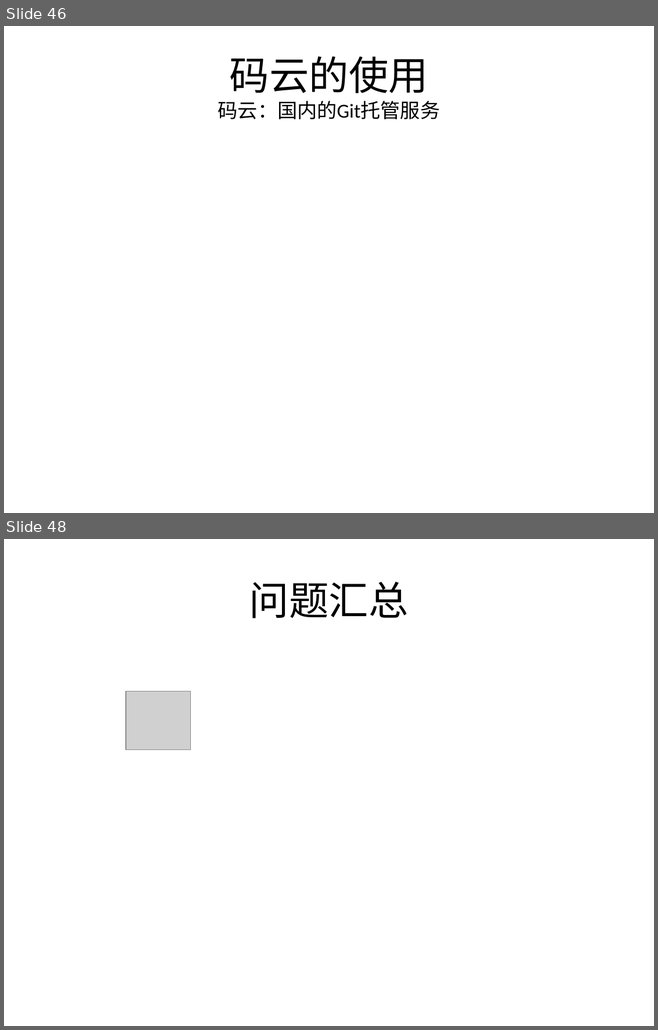
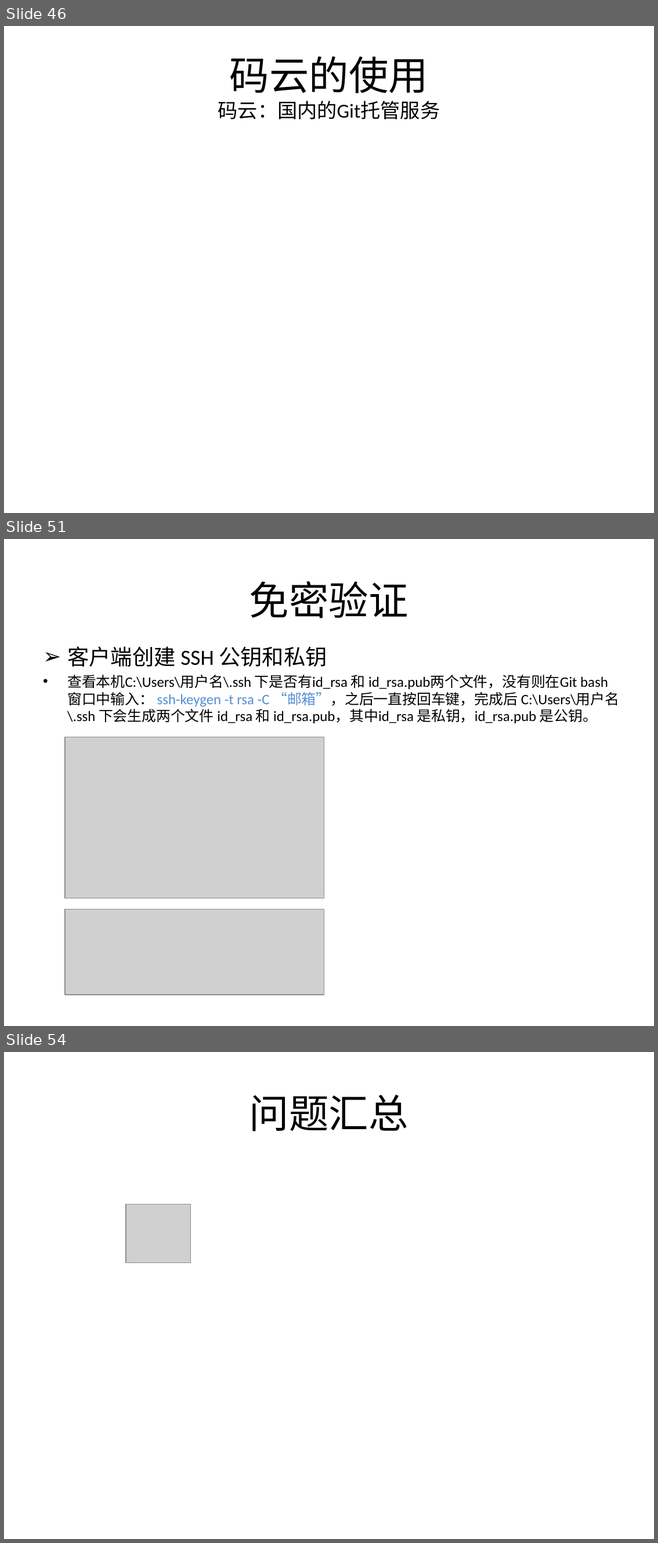
Before and after one commit to chenwen715/learn_repo, a slide deck: ppt/git.pptx. Shown one above the other, each under a label of ours: slides 46 and 48 before the commit, slides 46, 51 and 54 after it; the slides between them are not shown. The pictures are 658x1030 and 658x1543 pixels, drawn with LibreOffice and Linux fonts; fonts in the diff are those of the drawing; grey boxes stand for pictures. Boxes give left, top, right and bottom in pixels: in the first picture for what was removed or moved away, otherwise in the second. Text is boxed around its words. In the diff, an @@ line names an element or a change of style, - is before the commit and + after.

```diff
--- a/ppt/git.pptx
+++ b/ppt/git.pptx
@@ slide 51 added at bbox=[4, 539, 654, 1026], background #FFFFFF @@
@@ title added at bbox=[249, 581, 408, 618], 44 pt, text #000000 @@
+免密验证
@@ text added at bbox=[67, 646, 619, 723], 16 pt, text #000000 @@
+➢ 客户端创建 SSH 公钥和私钥
+• 查看本机C:\Users\用户名\.ssh 下是否有id_rsa 和 id_rsa.pub两个文件，没有则在Git bash窗口中输入： ssh-keygen -t rsa -C “邮箱”，之后一直按回车键，完成后 C:\Users\用户名\.ssh 下会生成两个文件 id_rsa 和 id_rsa.pub，其中id_rsa 是私钥，id_rsa.pub 是公钥。
@@ picture added at bbox=[65, 737, 324, 899] @@
@@ picture added at bbox=[65, 909, 324, 995] @@
@@ what was slide 48 is now slide 54 @@
```
Also in this commit, not shown: 1 slide changed, 5 other slides added, 5 other files.
